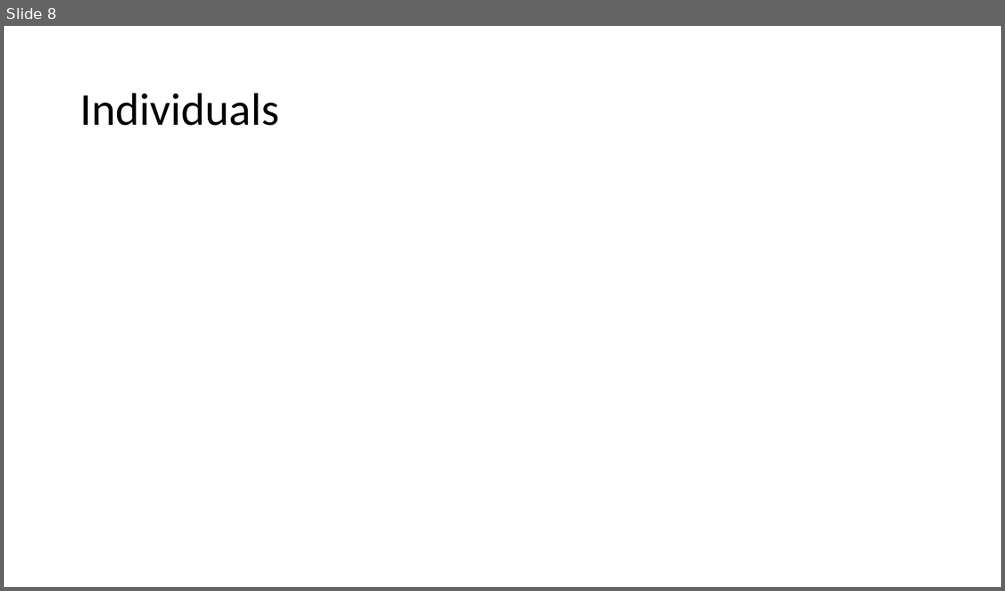
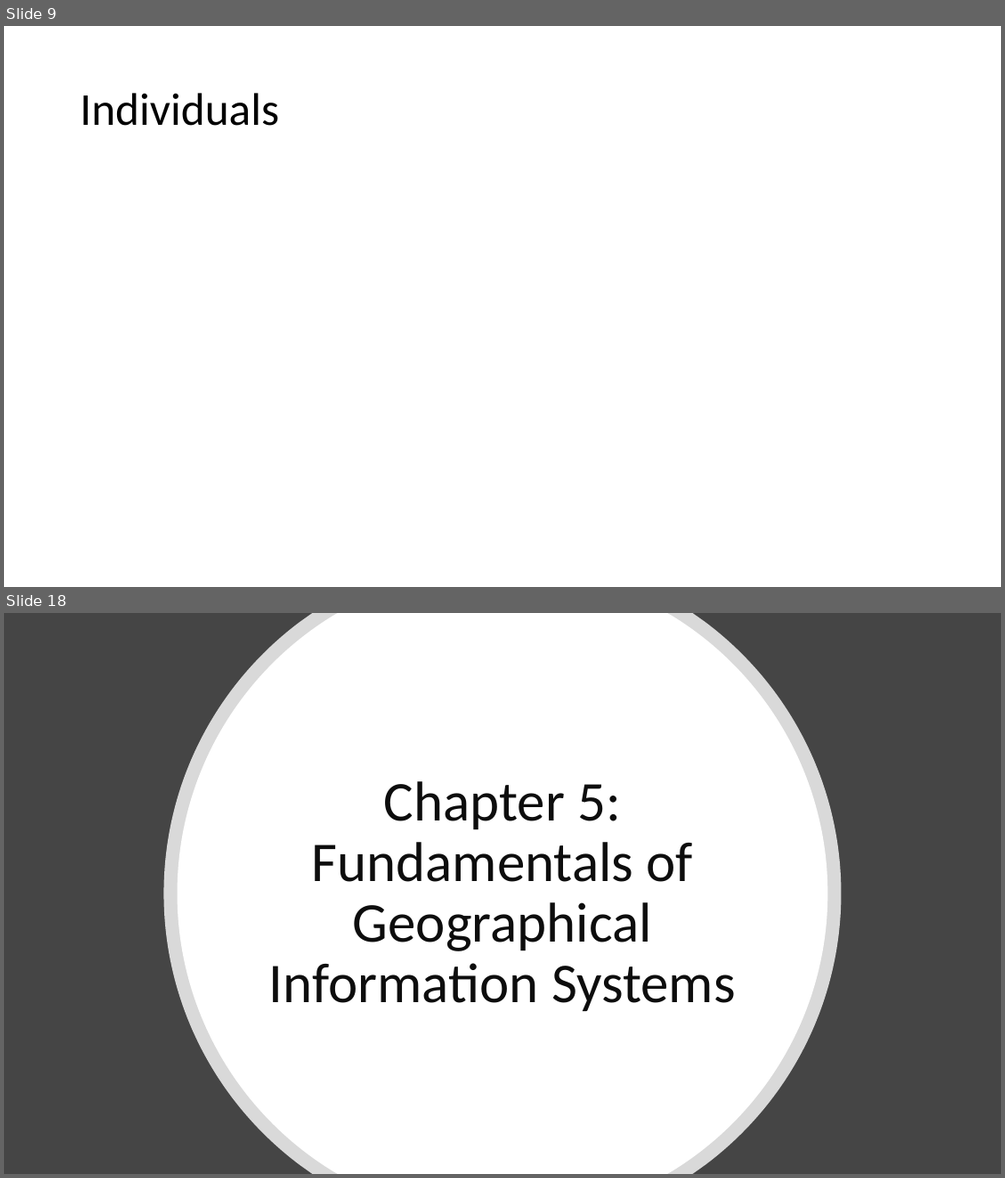
Before and after one commit to abmgis/abmgis, a slide deck: Chapter01-ABMGIS/Chapter1.pptx. Shown one above the other, each under a label of ours: slide 8 before the commit, slides 9 and 18 after it; the slides between them are not shown. The pictures are 1005x591 and 1005x1178 pixels, drawn with LibreOffice and Linux fonts; fonts in the diff are those of the drawing. Boxes give left, top, right and bottom in pixels: in the first picture for what was removed or moved away, otherwise in the second. Text is boxed around its words. In the diff, an @@ line names an element or a change of style, - is before the commit and + after.

Commit message:
updated chapter 1 ppt

```diff
--- a/Chapter01-ABMGIS/Chapter1.pptx
+++ b/Chapter01-ABMGIS/Chapter1.pptx
@@ slide 18 added at box(4, 613, 1001, 1174), background #454545 @@
@@ freeform shape added at box(164, 613, 841, 1174), fill #FFFFFF at 80% opacity @@
@@ freeform shape added at box(178, 613, 828, 1174), fill #FFFFFF @@
@@ title added at box(269, 781, 736, 1011), 54 pt, text #0D0D0D @@
+Chapter 5: Fundamentals of Geographical Information Systems
@@ what was slide 8 is now slide 9 @@
```
Also in this commit, not shown: 9 slides changed, 17 other slides added, 7 slides removed, 1 other file.
